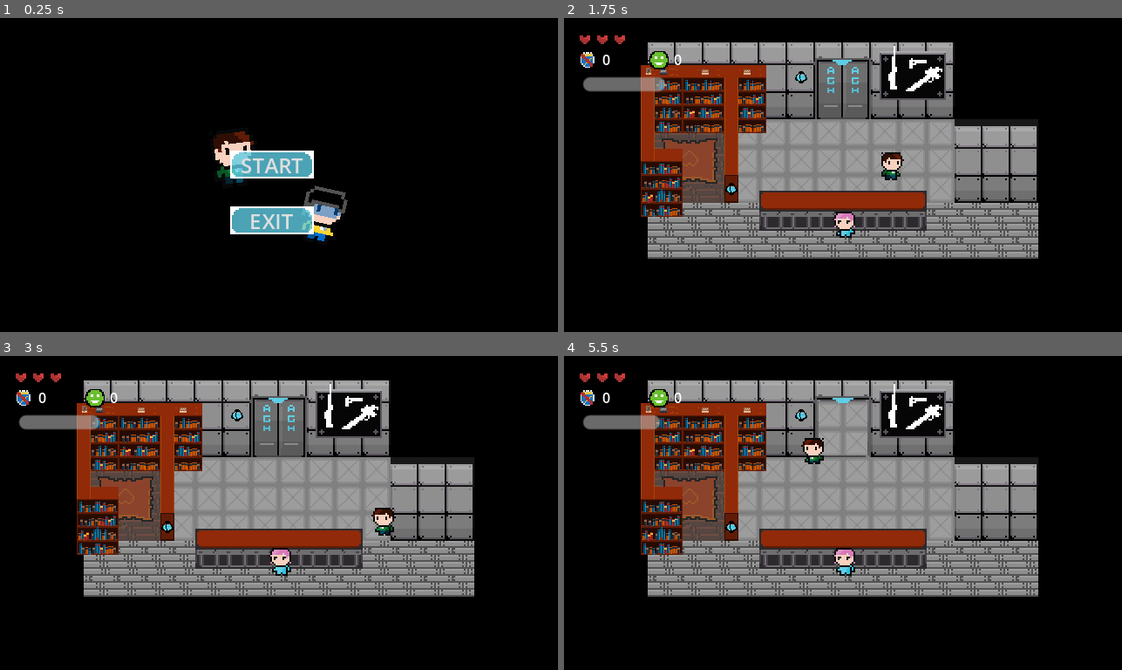
Above: before the commit, frames 1-4 (two rows, left to right).
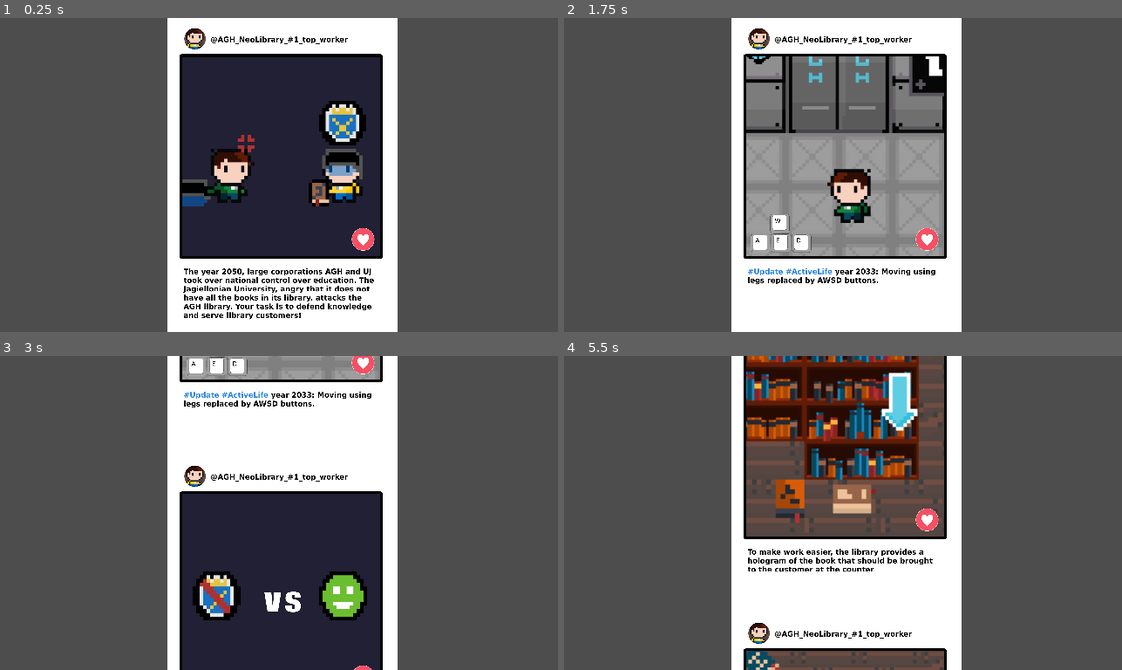
Above: after the commit, the same moments.

Repository: badzianga/SteelworksHiTechGame
Game: Godot game, scene res://Scenes/UI/tutorial.tscn
Same seed, same stepped clock (60 frames per second), same inputs: the game is played once before the commit and once after it. Before the commit the project starts from res://Scenes/UI/main_menu.tscn.
Inputs (mouse positions are in pixels of both pictures, inside the frame that each line leads up to):
- Up to frame 1 (0.25 s): no input
- Up to frame 2 (1.75 s): click (837, 165) at 0.5 s, where only the run before the commit has a clickable "START"; move the mouse to (965, 159) at 1.27 s; hold D (right) from 1.28 s (still down); click (965, 159) at 1.35 s
- Up to frame 3 (3 s): move the mouse to (167, 528) at 2.02 s; release D (right) at 2.03 s; hold S (down) 2.03-2.78 s; right-click (167, 528) at 2.1 s; click (167, 528) at 2.3 s; move the mouse to (334, 443) at 2.77 s; hold D (right) from 2.78 s (still down); click (334, 443) at 2.85 s
- Up to frame 4 (5.5 s): move the mouse to (815, 575) at 3.52 s; release D (right) at 3.53 s; hold W (up) 3.53-4.28 s; tap 1 (weapon1) at 3.6 s; click (815, 575) at 3.8 s; move the mouse to (1010, 560) at 4.27 s; hold A (left) from 4.28 s (still down); tap 2 (weapon2) at 4.35 s; click (1010, 560) at 4.55 s; move the mouse to (675, 465) at 5.02 s; tap 3 (weapon3) at 5.1 s; click (675, 465) at 5.3 s

The runs differ from the first frame. In frame 1, 96% of the frame differs, in the area x 0-100%, y 0-100%; in frame 2, 87%; in frame 3, 95%; in frame 4, 96%.

Commit message:
WHAT'S UP GUYS WELCOME BACK TO ANOTHER TUTORIAL

Diff:
--- a/Scenes/Enemies/drone.gd
+++ b/Scenes/Enemies/drone.gd
@@ -37,11 +37,13 @@
 
 func _on_health_depleted() -> void:
 	GameController.glory_points += randi_range(glory_min, glory_max)
+	GameController.ui.update_glory_points()
 	queue_free()
 
 
 func _on_explosion_timeout_timeout() -> void:
 	GameController.glory_points += randi_range(glory_min, glory_max)
+	GameController.ui.update_glory_points()
 	$Sprite.visible = false
 	set_physics_process(false)
 	$HurtboxComponent/CollisionShape.set_deferred("disabled", true)
--- a/Scenes/Enemies/ujist.gd
+++ b/Scenes/Enemies/ujist.gd
@@ -62,4 +62,5 @@
 
 func _on_health_depleted() -> void:
 	GameController.glory_points += randi_range(glory_min, glory_max)
+	GameController.ui.update_glory_points()
 	queue_free()
--- /dev/null
+++ b/Scenes/UI/tutorial.gd
@@ -0,0 +1,21 @@
+extends Control
+
+
+var scrooling := false
+var next_stop = 0.0
+
+
+func _process(delta: float) -> void:
+	if Input.is_action_just_pressed("shoot") and not scrooling:
+		scrooling = true
+		next_stop -= 180.0
+
+	if scrooling:
+		position.y -= 180 * delta
+
+	if position.y < next_stop:
+		position.y = next_stop
+		scrooling = false
+
+	if next_stop < -900.0:
+		GameController.go_to_menu()
--- /dev/null
+++ b/Scenes/UI/tutorial.tscn
@@ -0,0 +1,77 @@
+[gd_scene load_steps=8 format=3 uid="uid://l5h47dj7gas2"]
+
+[ext_resource type="Script" path="res://Scenes/UI/tutorial.gd" id="1_g5t3d"]
+[ext_resource type="Texture2D" uid="uid://cp1mc1crdr7de" path="res://Assets/Tutorial/tutorial_1.png" id="2_04klg"]
+[ext_resource type="Texture2D" uid="uid://cr7la16siyd8q" path="res://Assets/Tutorial/tutorial_2.png" id="3_mlhgt"]
+[ext_resource type="Texture2D" uid="uid://bpm08ixwp0ncr" path="res://Assets/Tutorial/tutorial_3.png" id="4_qe3la"]
+[ext_resource type="Texture2D" uid="uid://t6txs44g7qxu" path="res://Assets/Tutorial/tutorial_4.png" id="5_oxnko"]
+[ext_resource type="Texture2D" uid="uid://mxj3jigyvtjh" path="res://Assets/Tutorial/tutorial_5.png" id="6_dj5xl"]
+[ext_resource type="Texture2D" uid="uid://dffr38annej0a" path="res://Assets/Tutorial/tutorial_6.png" id="7_0smnf"]
+
+[node name="Tutorial" type="Control"]
+layout_mode = 3
+anchors_preset = 15
+anchor_right = 1.0
+anchor_bottom = 1.0
+grow_horizontal = 2
+grow_vertical = 2
+script = ExtResource("1_g5t3d")
+
+[node name="TextureRect" type="TextureRect" parent="."]
+layout_mode = 0
+offset_left = 96.0
+offset_right = 228.0
+offset_bottom = 180.0
+texture = ExtResource("2_04klg")
+expand_mode = 1
+stretch_mode = 4
+
+[node name="TextureRect2" type="TextureRect" parent="."]
+layout_mode = 0
+offset_left = 96.0
+offset_top = 180.0
+offset_right = 228.0
+offset_bottom = 360.0
+texture = ExtResource("3_mlhgt")
+expand_mode = 1
+stretch_mode = 4
+
+[node name="TextureRect3" type="TextureRect" parent="."]
+layout_mode = 0
+offset_left = 96.0
+offset_top = 360.0
+offset_right = 228.0
+offset_bottom = 540.0
+texture = ExtResource("4_qe3la")
+expand_mode = 1
+stretch_mode = 4
+
+[node name="TextureRect4" type="TextureRect" parent="."]
+layout_mode = 0
+offset_left = 96.0
+offset_top = 540.0
+offset_right = 228.0
+offset_bottom = 720.0
+texture = ExtResource("5_oxnko")
+expand_mode = 1
+stretch_mode = 4
+
+[node name="TextureRect5" type="TextureRect" parent="."]
+layout_mode = 0
+offset_left = 96.0
+offset_top = 720.0
+offset_right = 228.0
+offset_bottom = 900.0
+texture = ExtResource("6_dj5xl")
+expand_mode = 1
+stretch_mode = 4
+
+[node name="TextureRect6" type="TextureRect" parent="."]
+layout_mode = 0
+offset_left = 96.0
+offset_top = 900.0
+offset_right = 228.0
+offset_bottom = 1080.0
+texture = ExtResource("7_0smnf")
+expand_mode = 1
+stretch_mode = 4
--- a/Singletons/game_controller.gd
+++ b/Singletons/game_controller.gd
@@ -148,7 +148,8 @@
 	reset_game()
 	lobby_music.stop()
 	library_music.stop()
-	menu_music.play()
+	if not menu_music.playing:
+		menu_music.play()
 	get_tree().change_scene_to_packed(MenuScene)
 
 
@@ -169,7 +170,7 @@
 
 func wave_again() -> void:
 	current_wave -= 1
-	reputation_points -= 50
+	reputation_points -= 5
 	go_to_shop()
 
 
@@ -180,7 +181,7 @@
 		var diff := int(wave_time - time_left)
 		reputation_points += 4 * diff
 	else:
-		reputation_points -= 50
+		reputation_points -= 5
 	call_deferred("go_to_shop")
 
 
--- a/project.godot
+++ b/project.godot
@@ -11,7 +11,7 @@
 [application]
 
 config/name="SUPER ANGRY AGH LIBRARIAN VS UJ BARBARIANS"
-run/main_scene="res://Scenes/UI/main_menu.tscn"
+run/main_scene="res://Scenes/UI/tutorial.tscn"
 config/features=PackedStringArray("4.2", "GL Compatibility")
 config/icon="res://icon.svg"
 
Binary file added: Assets/Tutorial/tutorial_1.png
Not shown, added: Assets/Tutorial/tutorial_1.png.import
Binary file added: Assets/Tutorial/tutorial_2.png
Not shown, added: Assets/Tutorial/tutorial_2.png.import
Binary file added: Assets/Tutorial/tutorial_3.png
Not shown, added: Assets/Tutorial/tutorial_3.png.import
Binary file added: Assets/Tutorial/tutorial_4.png
Not shown, added: Assets/Tutorial/tutorial_4.png.import
Binary file added: Assets/Tutorial/tutorial_5.png
Not shown, added: Assets/Tutorial/tutorial_5.png.import
Binary file added: Assets/Tutorial/tutorial_6.png
Not shown, added: Assets/Tutorial/tutorial_6.png.import
